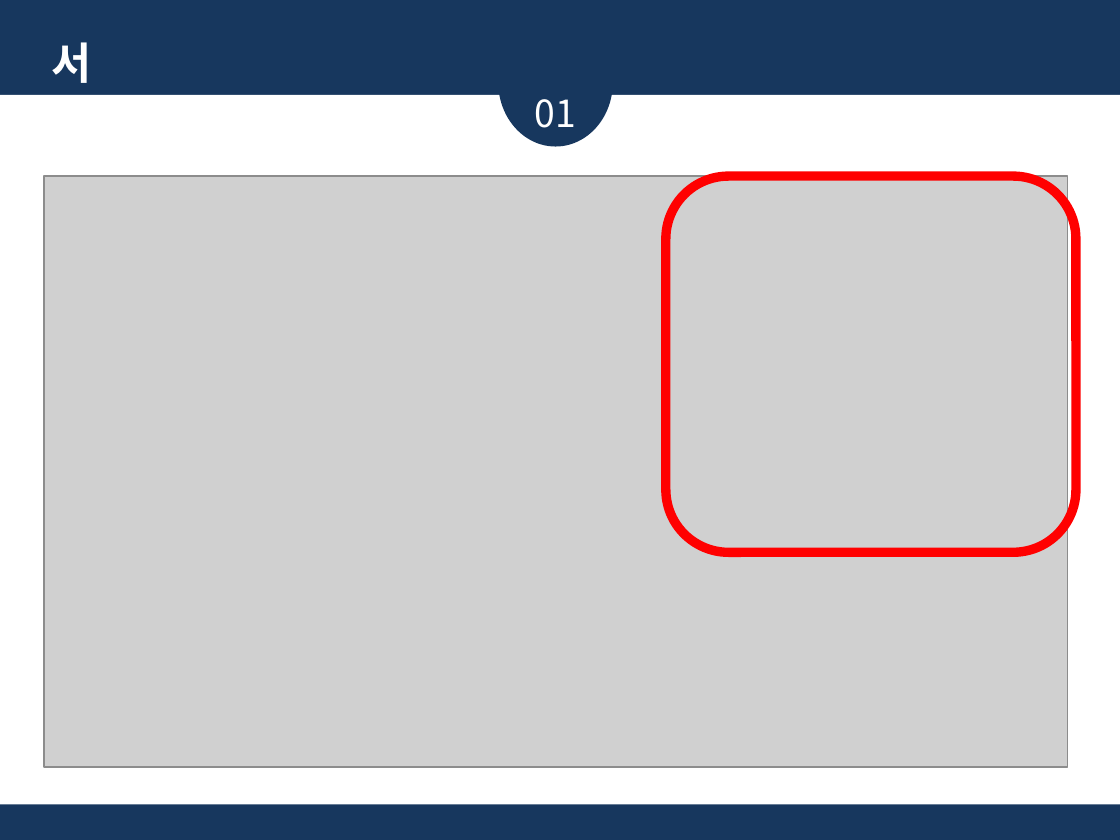
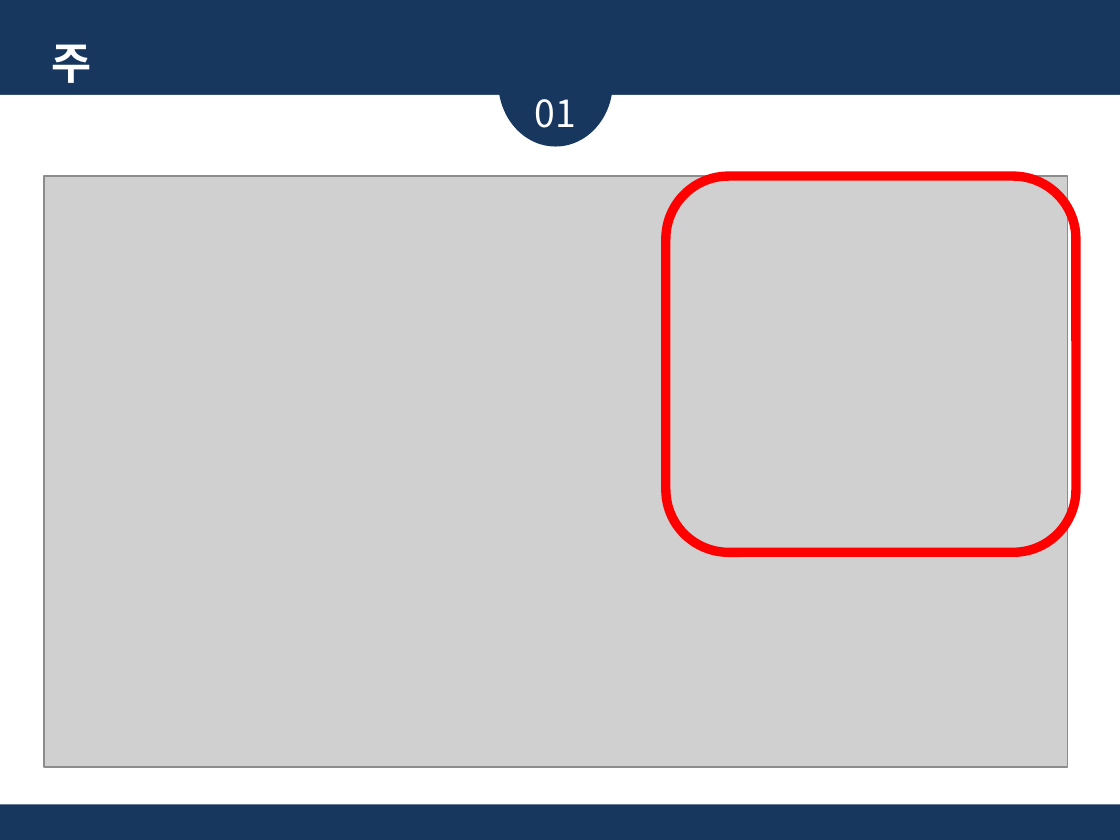
Before and after one commit to glad1470/2019_research, a slide deck: slide 7 of Doc/주제 선정 및 시장 조사_19.03.19/졸업논문 주제_임광효_김준영_2.pptx. Drawn at 1120x840 pixels with LibreOffice and Linux fonts; fonts in the diff are those of the drawing; grey boxes stand for pictures. Boxes give left, top, right and bottom in pixels: in the first picture for what was removed or moved away, otherwise in the second. Text is boxed around its words. In the diff, an @@ line names an element or a change of style, - is before the commit and + after.

```diff
--- a/Doc/주제 선정 및 시장 조사_19.03.19/졸업논문 주제_임광효_김준영_2.pptx
+++ b/Doc/주제 선정 및 시장 조사_19.03.19/졸업논문 주제_임광효_김준영_2.pptx
@@ text at <box>51,44,92,95</box>: text changed @@
-서론
+주제
```
Also in this commit, not shown: 9 other slides changed.
